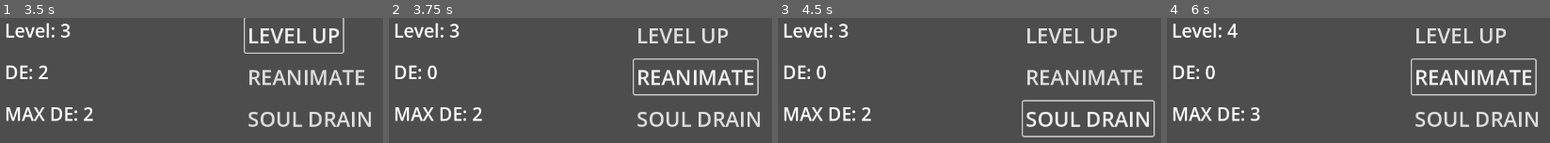
Above: before the commit, frames 1-4 (left to right).
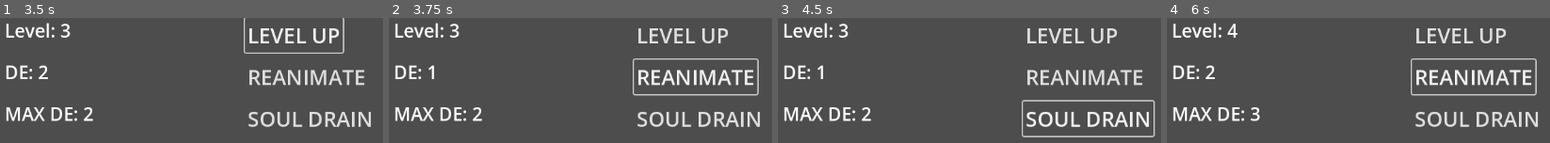
Above: after the commit, the same moments.

Repository: ericosg/arisen
Game: Godot game, scene res://scenes/world.tscn
The game is run twice, just before and just after one commit, with the same random seed, the same clock (stepped at 60 frames per second) and the same inputs.
Inputs:
- Up to frame 1 (3.5 s): click "LEVEL UP" at 0.5 s; click "REANIMATE" at 1.25 s; click "SOUL DRAIN" at 2 s; click "LEVEL UP" at 2.75 s
- Up to frame 2 (3.75 s): click "REANIMATE" at 3.5 s
- Up to frame 3 (4.5 s): click "SOUL DRAIN" at 4.25 s
- Up to frame 4 (6 s): click "LEVEL UP" at 5 s; click "REANIMATE" at 5.75 s

Frame 1 is identical in both runs. In frame 2, 0.2% of the frame differs, in the area x 10-13%, y 37-49%; in frame 3, 0.2%; in frame 4, 0.2%.

Commit message:
spell levels

Diff:
--- a/resources/SpellReanimate.tres
+++ /dev/null
@@ -1,8 +0,0 @@
-[gd_resource type="Resource" script_class="Spell" load_steps=2 format=3 uid="uid://3oeeamemyj0i"]
-
-[ext_resource type="Script" uid="uid://ly2drib2gi3g" path="res://scripts/Spell.gd" id="1_brero"]
-
-[resource]
-script = ExtResource("1_brero")
-cost_by_level = Array[int]([1, 1, 2, 3, 5])
-metadata/_custom_type_script = "uid://ly2drib2gi3g"
--- a/resources/SpellSoulDrain.tres
+++ /dev/null
@@ -1,8 +0,0 @@
-[gd_resource type="Resource" script_class="Spell" load_steps=2 format=3 uid="uid://dmd6d85vy5ugj"]
-
-[ext_resource type="Script" uid="uid://ly2drib2gi3g" path="res://scripts/Spell.gd" id="1_0gw84"]
-
-[resource]
-script = ExtResource("1_0gw84")
-cost_by_level = Array[int]([3, 4, 5, 5, 6])
-metadata/_custom_type_script = "uid://ly2drib2gi3g"
--- a/scripts/MainCharacter.gd
+++ b/scripts/MainCharacter.gd
@@ -1,80 +1,68 @@
 extends Node
 
-@onready var level_label            : Label = $"../UI/Level"
-@onready var max_dark_energy_label  : Label = $"../UI/MaxDarkEnergy"
-@onready var dark_energy_label      : Label = $"../UI/DarkEnergy"
+@onready var level_label      : Label = $"../UI/Level"
+@onready var max_de_label     : Label = $"../UI/MaxDarkEnergy"
+@onready var current_de_label : Label = $"../UI/DarkEnergy"
 
-var level           : int = 1
-var max_base_de     : int = 1
-var max_bonus_de    : int = 0
-var max_de          : int = 1
-var current_de      : int = 1
+var level        : int = 1
+var max_base_de  : int = 1
+var max_bonus_de : int = 0
+var max_de       : int = 1
+var current_de   : int = 1
 
-var spells = {
-	Spell.SpellType.REANIMATE:  preload("res://resources/SpellReanimate.tres")  as Spell,
-	Spell.SpellType.SOUL_DRAIN:  preload("res://resources/SpellSoulDrain.tres") as Spell,
-}
+var spells : Dictionary = {}
 
 func _ready() -> void:
+	# instantiate by class_name
+	spells[Spell.SpellType.REANIMATE]  = SpellReanimate.new()
+	spells[Spell.SpellType.SOUL_DRAIN] = SpellSoulDrain.new()
+
 	_update_de()
 	current_de = max_de
 	_update_ui()
 
-func level_up() -> void:
-	level += 1
-	_update_de()
-	current_de = max_de
-	_update_ui()
-
-func _update_de() -> void:
-	max_base_de = _calculate_max_base_de(level)
-	max_de      = max_base_de + max_bonus_de
-
-func _calculate_max_base_de(lvl: int) -> int:
-	return int( round( sqrt(2 * lvl) ) )
-
-func _update_ui() -> void:
-	level_label.text           = "Level: %d" % level
-	dark_energy_label.text     = "DE: %d" % current_de
-	max_dark_energy_label.text = "MAX DE: %d" % max_de
-
-func cast_spell(spell_type: int) -> void:
+func cast_spell(spell_type: int, target = null) -> void:
 	var spell = spells.get(spell_type)
 	if spell == null:
-		push_error("Unknown spell type %d" % spell_type)
+		push_error("No spell of type %d" % spell_type)
 		return
 
-	var cost = spell.get_cost(level)
+	var cost = spell.get_cost()
 	if current_de < cost:
 		_show_not_enough_de_popup()
 		return
 
 	current_de -= cost
 	_update_ui()
+	spell.do_effect(self, target)
 
-	match spell_type:
-		Spell.SpellType.REANIMATE:
-			_perform_reanimate()
-		Spell.SpellType.SOUL_DRAIN:
-			_perform_soul_drain()
-		_:
-			pass
+func _update_de() -> void:
+	max_base_de = int(round(sqrt(2 * level)))
+	max_de      = max_base_de + max_bonus_de
 
+func _update_ui() -> void:
+	level_label.text      = "Level: %d" % level
+	current_de_label.text = "DE: %d" % current_de
+	max_de_label.text     = "MAX DE: %d" % max_de
+
+func _show_not_enough_de_popup() -> void:
+	print_debug("Not enough DE!")
+
+# UI hooks
 func _on_reanimate_pressed() -> void:
-	cast_spell( Spell.SpellType.REANIMATE )
+	cast_spell(Spell.SpellType.REANIMATE)
 
 func _on_soul_drain_pressed() -> void:
-	cast_spell( Spell.SpellType.SOUL_DRAIN )
+	cast_spell(Spell.SpellType.SOUL_DRAIN)
 
 func _on_level_up_pressed() -> void:
-	level_up()
+	level += 1
+	_update_de()
+	current_de = max_de
+	_update_ui()
 
-func _perform_reanimate() -> void:
-	pass
+func _on_reanimate_levelup_pressed() -> void:
+	spells[Spell.SpellType.REANIMATE].level_up()
 
-func _perform_soul_drain() -> void:
-	pass
-
-func _show_not_enough_de_popup() -> void:
-	print_debug("not enough energy!")
-	pass
+func _on_soul_drain_levelup_pressed() -> void:
+	spells[Spell.SpellType.SOUL_DRAIN].level_up()
--- a/scripts/Spell.gd
+++ b/scripts/Spell.gd
@@ -1,4 +1,4 @@
-extends Resource
+extends Node
 
 class_name Spell
 
@@ -8,7 +8,15 @@
 }
 
 @export var cost_by_level: Array[int] = []
+var level: int = 1
 
-func get_cost(level: int) -> int:
+func get_cost() -> int:
 	var idx = clamp(level - 1, 0, cost_by_level.size() - 1)
 	return cost_by_level[idx]
+
+func level_up() -> void:
+	level += 1
+
+# override in subclasses
+func do_effect(caster, target = null) -> void:
+	push_error("do_effect() not implemented in %s" % get_class())
--- /dev/null
+++ b/scripts/SpellReanimate.gd
@@ -0,0 +1,9 @@
+extends Spell
+
+class_name SpellReanimate
+
+func _init():
+	cost_by_level = [1, 1, 2, 3, 5]
+
+func do_effect(caster, target = null) -> void:
+	print("🔮 Reanimate (Lv %d) effect!" % level)
--- /dev/null
+++ b/scripts/SpellSoulDrain.gd
@@ -0,0 +1,9 @@
+extends Spell
+
+class_name SpellSoulDrain
+
+func _init():
+	cost_by_level = [2, 3, 4, 5]
+
+func do_effect(caster, target = null) -> void:
+	print("💀 Soul Drain (Lv %d) effect!" % level)
Not shown, added: scripts/SpellReanimate.gd.uid
Not shown, added: scripts/SpellSoulDrain.gd.uid
Not shown, added: scenes/world.tscn7497605834.tmp
